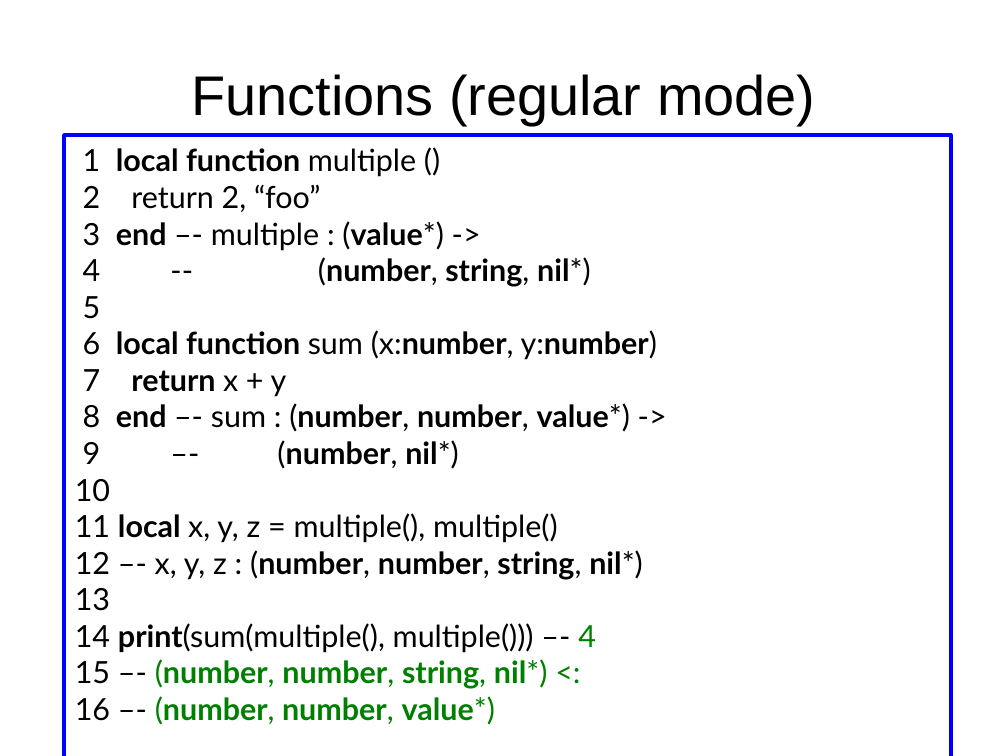
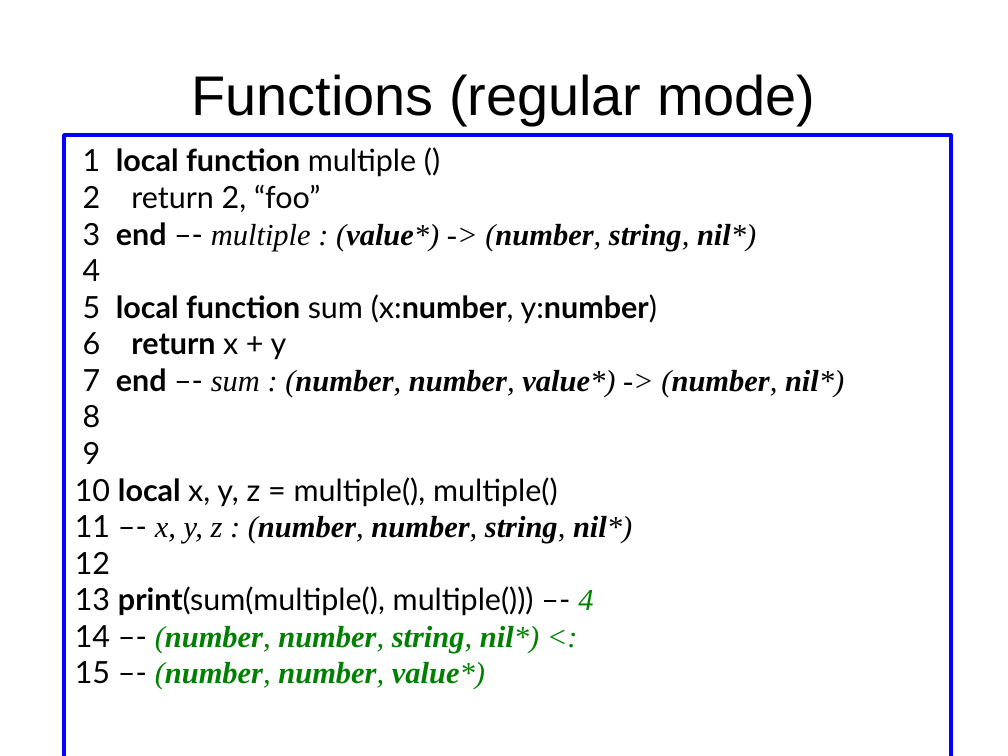
Before and after one commit to andremm/typedlua, a slide deck: slide 11 of doc/slides/dyla2014.odp. Drawn at 1008x756 pixels with LibreOffice and Linux fonts; fonts in the diff are those of the drawing. Boxes give left, top, right and bottom in pixels: in the first picture for what was removed or moved away, otherwise in the second. Text is boxed around its words. In the diff, an @@ line names an element or a change of style, - is before the commit and + after.

```diff
--- a/doc/slides/dyla2014.odp
+++ b/doc/slides/dyla2014.odp
@@ text in rectangle at (75,222,844,690): text changed; font Lato to Times New Roman; italic on @@
-3 end –- multiple : (value*) ->
-4 -- (number, string, nil*)
-5
-6 local function sum (x:number, y:number)
-7 return x + y
-8 end –- sum : (number, number, value*) ->
-9 –- (number, nil*)
-10
-11 local x, y, z = multiple(), multiple()
-12 –- x, y, z : (number, number, string, nil*)
-13
-14 print(sum(multiple(), multiple())) –- 4
-15 –- (number, number, string, nil*) <:
-16 –- (number, number, value*)
+3 end –- multiple : (value*) -> (number, string, nil*)
+4
+5 local function sum (x:number, y:number)
+6 return x + y
+7 end –- sum : (number, number, value*) -> (number, nil*)
+8
+9
+10 local x, y, z = multiple(), multiple()
+11 –- x, y, z : (number, number, string, nil*)
+12
+13 print(sum(multiple(), multiple())) –- 4
+14 –- (number, number, string, nil*) <:
+15 –- (number, number, value*)
```
Also in this commit, not shown: 20 other slides changed.
